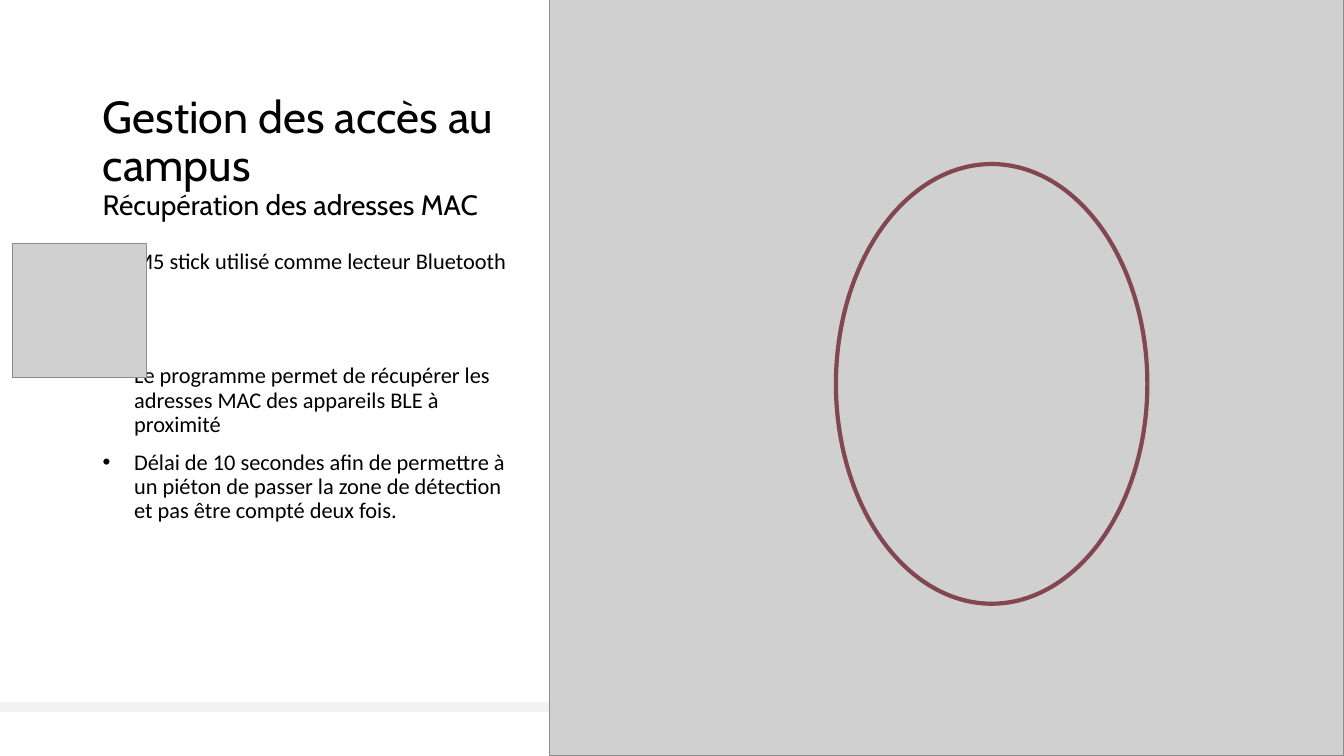
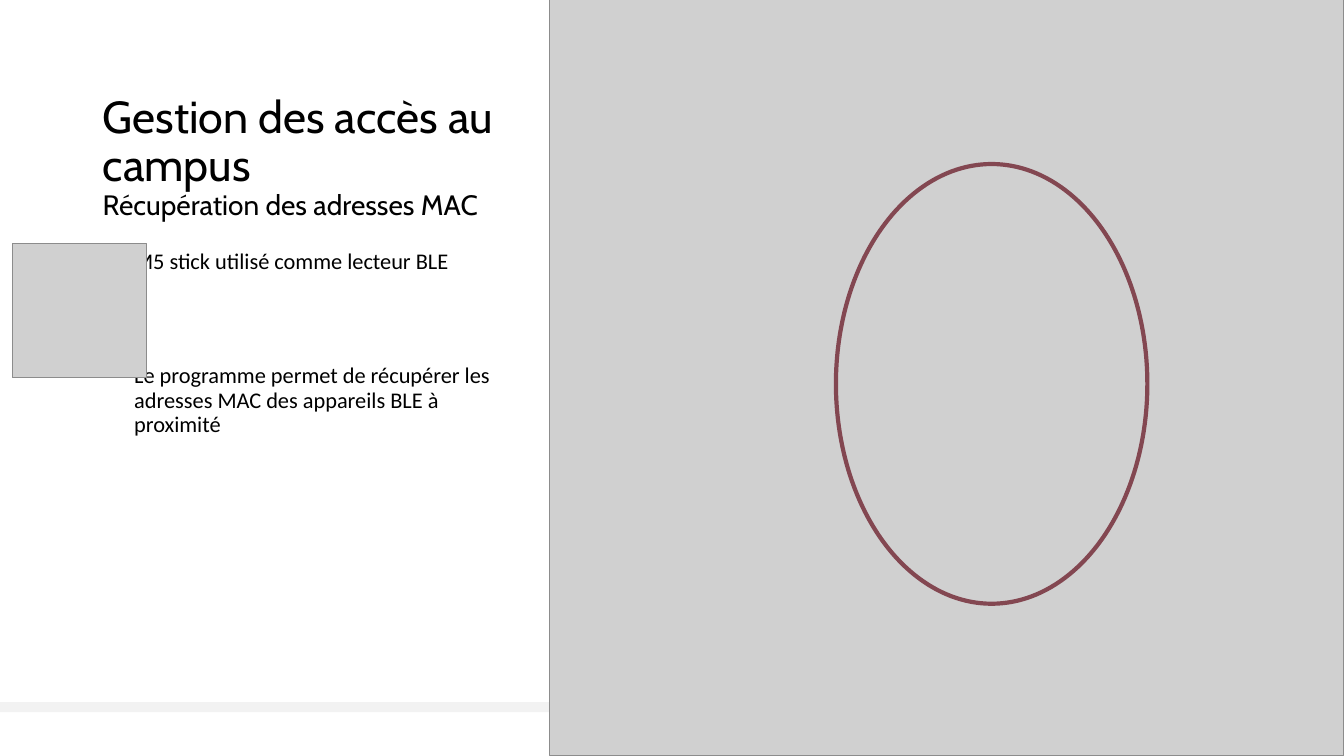
Before and after one commit to AlexandreSaxemard/GestionAccesBatiment, a slide deck: slide 8 of Docs/Gestion des accès au bâtiment.pptx. Drawn at 1344x756 pixels with LibreOffice and Linux fonts; fonts in the diff are those of the drawing; grey boxes stand for pictures. Boxes give left, top, right and bottom in pixels: in the first picture for what was removed or moved away, otherwise in the second. Text is boxed around its words. In the diff, an @@ line names an element or a change of style, - is before the commit and + after.

```diff
--- a/Docs/Gestion des accès au bâtiment.pptx
+++ b/Docs/Gestion des accès au bâtiment.pptx
@@ text at [134, 250, 448, 275]: text changed @@
-• M5 stick utilisé comme lecteur Bluetooth
+• M5 stick utilisé comme lecteur BLE
@@ text at [134, 454, 505, 522]: paragraph removed @@
-• Délai de 10 secondes afin de permettre à un piéton de passer la zone de détection et pas être compté deux fois.
```
Also in this commit, not shown: 5 other slides changed.
